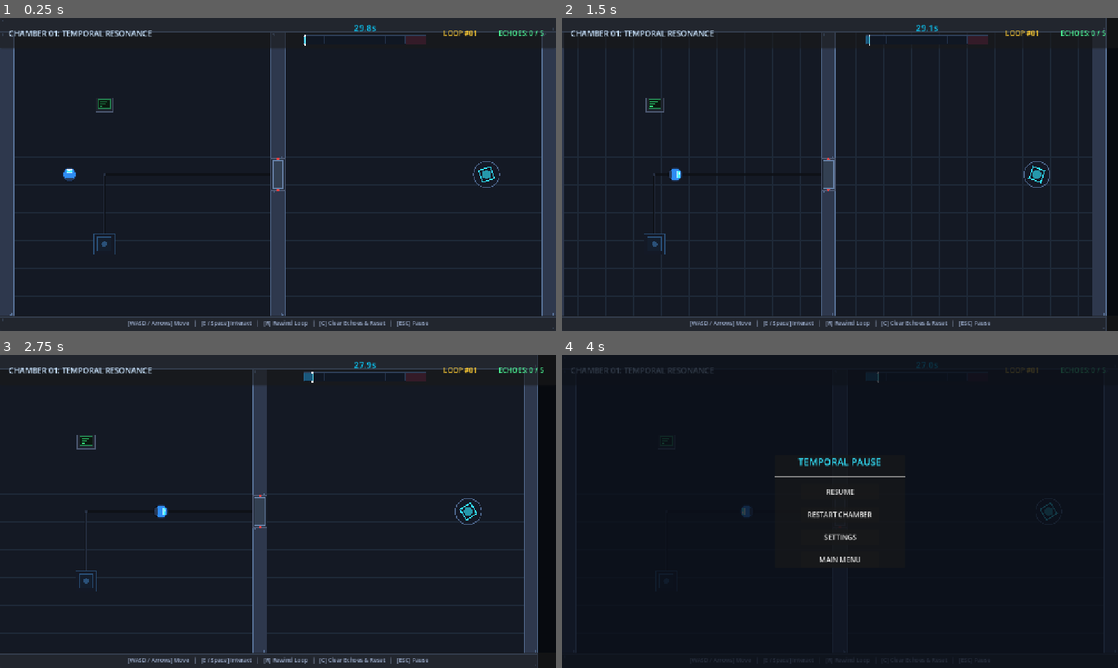
Above: before the commit, frames 1-4 (two rows, left to right).
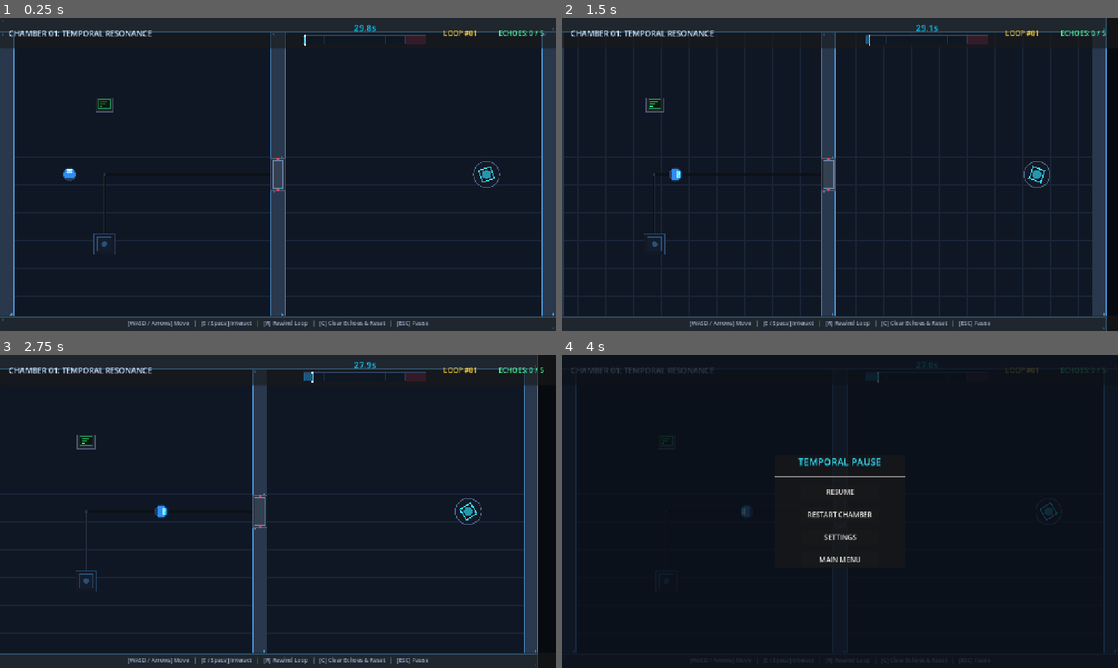
Above: after the commit, the same moments.

Repository: Ghostofzenin08/Echo_of_Dread
Game: Godot game, scene res://scenes/levels/chamber_runner.tscn
Two runs of this game, one before a commit and one after it. Both use one fixed random seed, a clock stepped at 60 frames per second and the inputs below. This scene is started directly instead of the project's main scene.
Inputs (mouse positions are in pixels of both pictures, inside the frame that each line leads up to):
- Up to frame 1 (0.25 s): no input
- Up to frame 2 (1.5 s): tap Enter (ui_accept) at 0.5, 0.77 s; move the mouse to (962, 158) at 0.52 s; hold D (move_right) 0.53-1.25 s; tap C (clear_echoes) at 0.6 s; click (962, 158) at 0.67 s; drag from (728, 190) to (1029, 174) at 1.27 s
- Up to frame 3 (2.75 s): move the mouse to (333, 442) at 2.02 s; hold D (move_right) from 2.03 s (still down); tap Space at 2.1 s
- Up to frame 4 (4 s): release D (move_right) at 2.75 s; drag from (812, 574) to (1029, 511) at 2.77 s; move the mouse to (1006, 558) at 3.52 s; hold A (move_left) from 3.53 s (still down); tap P at 3.6 s; tap Enter (ui_accept) at 3.77 s

The runs differ from the first frame. In frame 1, 1.4% of the frame differs, in the area x 0-100%, y 0-100%; in frame 2, 1.3%; in frame 3, 1.2%; in frame 4, less than 0.1%.

Commit message:
feat(levels): apply thematic atmospheric color palette per sector in ChamberRunner

Diff:
--- a/scripts/levels/chamber_runner.gd
+++ b/scripts/levels/chamber_runner.gd
@@ -54,6 +54,10 @@
 			walls.append(w)
 	room_builder.interior_walls = walls
 
+	# Apply sector atmospheric color styling
+	var sector_idx := int(ceili(float(level_number) / 10.0))
+	_apply_sector_palette(room_builder, sector_idx)
+
 	# 2. Setup Spawns & Exit
 	var spawn_pos: Vector2 = data.get("spawn_pos", Vector2(160, 360))
 	if spawn_point:
@@ -70,6 +74,7 @@
 			add_child(level_exit)
 	if level_exit:
 		level_exit.position = exit_pos
+		_apply_exit_portal_color(level_exit, sector_idx)
 
 	# 3. Instantiate Doors
 	for d in data.get("doors", []):
@@ -169,3 +174,44 @@
 		var laser: LaserBarrier = _lasers_by_id[target_id]
 		if trigger_node.has_signal("state_changed"):
 			trigger_node.state_changed.connect(laser._on_trigger_state_changed)
+
+func _apply_sector_palette(builder: RoomBuilder, sector: int) -> void:
+	match sector:
+		2: # Beta Wing: High-Voltage Hazard (Amber)
+			builder.floor_color = Color(0.11, 0.08, 0.04, 1.0)
+			builder.grid_line_color = Color(0.18, 0.13, 0.07, 1.0)
+			builder.wall_color = Color(0.24, 0.17, 0.10, 1.0)
+			builder.wall_border_color = Color(0.85, 0.55, 0.15, 1.0)
+		3: # Gamma Wing: Optical Manifold (Amethyst / Violet)
+			builder.floor_color = Color(0.10, 0.05, 0.13, 1.0)
+			builder.grid_line_color = Color(0.16, 0.09, 0.22, 1.0)
+			builder.wall_color = Color(0.22, 0.14, 0.28, 1.0)
+			builder.wall_border_color = Color(0.75, 0.35, 0.90, 1.0)
+		4: # Delta Wing: Blackout Protocol (Emergency Crimson)
+			builder.floor_color = Color(0.10, 0.03, 0.04, 1.0)
+			builder.grid_line_color = Color(0.18, 0.05, 0.07, 1.0)
+			builder.wall_color = Color(0.24, 0.07, 0.09, 1.0)
+			builder.wall_border_color = Color(0.85, 0.20, 0.25, 1.0)
+		5: # Omega Wing: The Singularity Breach (Chronal Platinum-Gold)
+			builder.floor_color = Color(0.08, 0.08, 0.06, 1.0)
+			builder.grid_line_color = Color(0.17, 0.17, 0.12, 1.0)
+			builder.wall_color = Color(0.24, 0.23, 0.16, 1.0)
+			builder.wall_border_color = Color(0.95, 0.85, 0.35, 1.0)
+		_: # Sector 1: Alpha Wing: Temporal Resonance (Cyan-Blue)
+			builder.floor_color = Color(0.06, 0.09, 0.14, 1.0)
+			builder.grid_line_color = Color(0.10, 0.15, 0.22, 1.0)
+			builder.wall_color = Color(0.16, 0.22, 0.30, 1.0)
+			builder.wall_border_color = Color(0.30, 0.60, 0.85, 1.0)
+
+func _apply_exit_portal_color(exit: LevelExit, sector: int) -> void:
+	match sector:
+		2:
+			exit.portal_color = Color(1.0, 0.70, 0.20, 1.0)
+		3:
+			exit.portal_color = Color(0.80, 0.40, 1.0, 1.0)
+		4:
+			exit.portal_color = Color(1.0, 0.25, 0.30, 1.0)
+		5:
+			exit.portal_color = Color(1.0, 0.92, 0.40, 1.0)
+		_:
+			exit.portal_color = Color(0.20, 0.90, 1.0, 1.0)
Not shown, added: scripts/levels/chamber_runner.gd.uid
